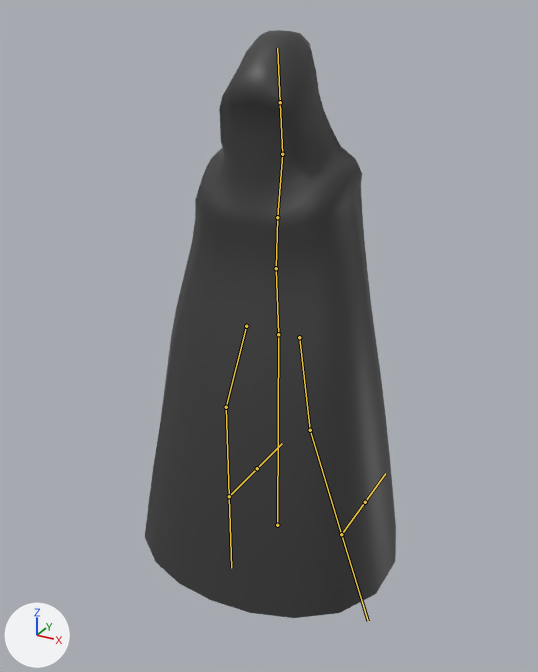
A saved change to the FBX model Assets/MODEL/SPIRIT MAN.fbx.
Rendered twice from a 50 mm lens placed at (4.21, -7.93, 6.98), pointed at (-0.06, -0.16, 3.1). Every picture has the same lights, and +X, +Y and +Z are marked at lower left. The older version comes first. The bones that change, and the others that lie on the model, are drawn over the model as lines.
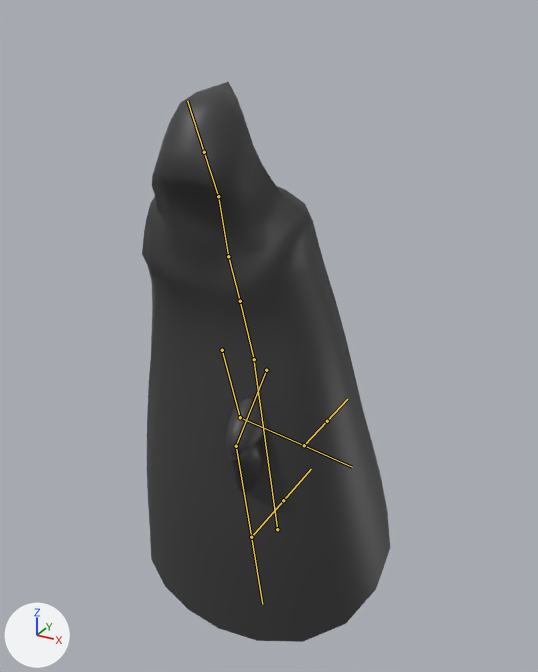
The newer file adds an action. The first version stands in its rest pose; the second is drawn at frame 15 of the action 'rig|run'.

Pixel boxes [x1, y1, x2, y2] of what changed, in the pictures (538 x 672 px):
'Cube.005', posed
    before: [145, 30, 396, 618]
    after: [142, 82, 390, 642]
bone 'ROOT', root to tip
    before: (277, 525) to (278, 328)
    after: (277, 529) to (253, 354)
bone 'HIPS', root to tip
    before: (278, 334) to (276, 268)
    after: (254, 359) to (240, 301)
bone 'SPINE', root to tip
    before: (276, 268) to (277, 217)
    after: (240, 301) to (228, 256)
bone 'CHEST', root to tip
    before: (277, 217) to (282, 154)
    after: (228, 256) to (218, 196)
bone 'NECK', root to tip
    before: (282, 154) to (280, 102)
    after: (218, 196) to (204, 152)
bone 'LEG.L', root to tip
    before: (246, 326) to (226, 407)
    after: (222, 350) to (240, 417)
bone 'CALF.L', root to tip
    before: (226, 407) to (229, 496)
    after: (240, 417) to (304, 445)
bone 'LEG.R', root to tip
    before: (299, 337) to (310, 430)
    after: (266, 370) to (236, 446)
bone 'CALF.R', root to tip
    before: (310, 430) to (341, 534)
    after: (236, 446) to (251, 537)

The edits, one by one:
Bone 'ROOT' (bone_root) moves from (0.0, 0.0, 0.0) to (0.0, -0.09, 0.0).
Bone 'ROOT' (bone_root) turns from (0, 0, 0) to (11, -14, -2) degrees about its own x, y and z.
Bone 'HIPS' (bone_hips) turns from (0, 0, 0) to (2, 4, -1) degrees about its own x, y and z.
Bone 'SPINE' (bone_spine) turns from (0, 0, 0) to (10, 4, -1) degrees about its own x, y and z.
Bone 'CHEST' (bone_chest) turns from (0, 0, 0) to (2, 4, -1) degrees about its own x, y and z.
Bone 'NECK' (bone_neck) turns from (0, 0, 0) to (-2, 3, -2) degrees about its own x, y and z.
Bone 'LEG.L' (bone_leg_l) turns from (0, 0, 0) to (-12, -9, 15) degrees about its own x, y and z.
Bone 'CALF.L' (bone_calf_l) turns from (0, 0, 0) to (-12, 0, 4) degrees about its own x, y and z.
Bone 'LEG.R' (bone_leg_r) turns from (0, 0, 0) to (68, -35, 6) degrees about its own x, y and z.
Bone 'CALF.R' (bone_calf_r) turns from (0, 0, 0) to (-68, -13, -19) degrees about its own x, y and z.
